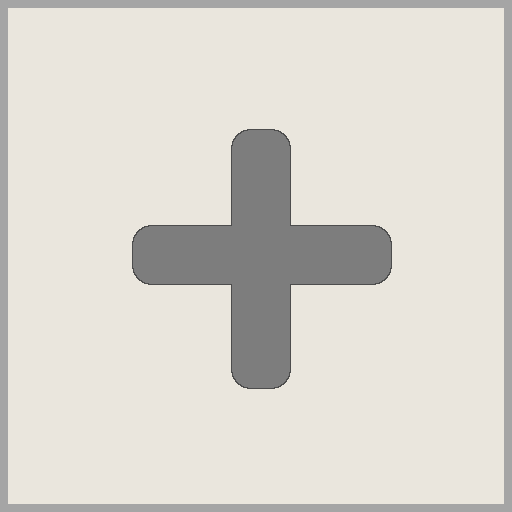
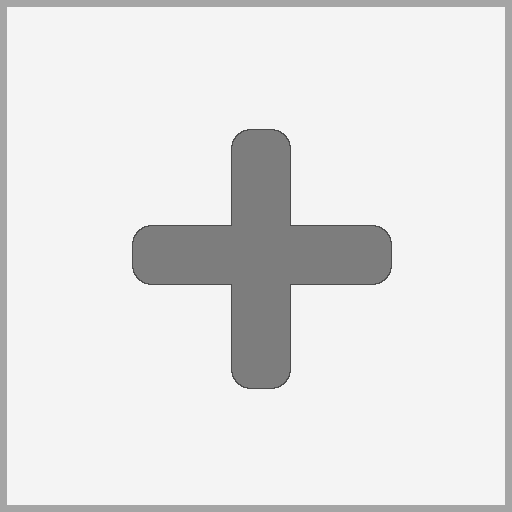
Before/after of a 512 × 512 layered artwork. What changed in the layer stack:
painted on "Paint Layer 5" over left=7, top=7, right=505, bottom=505
